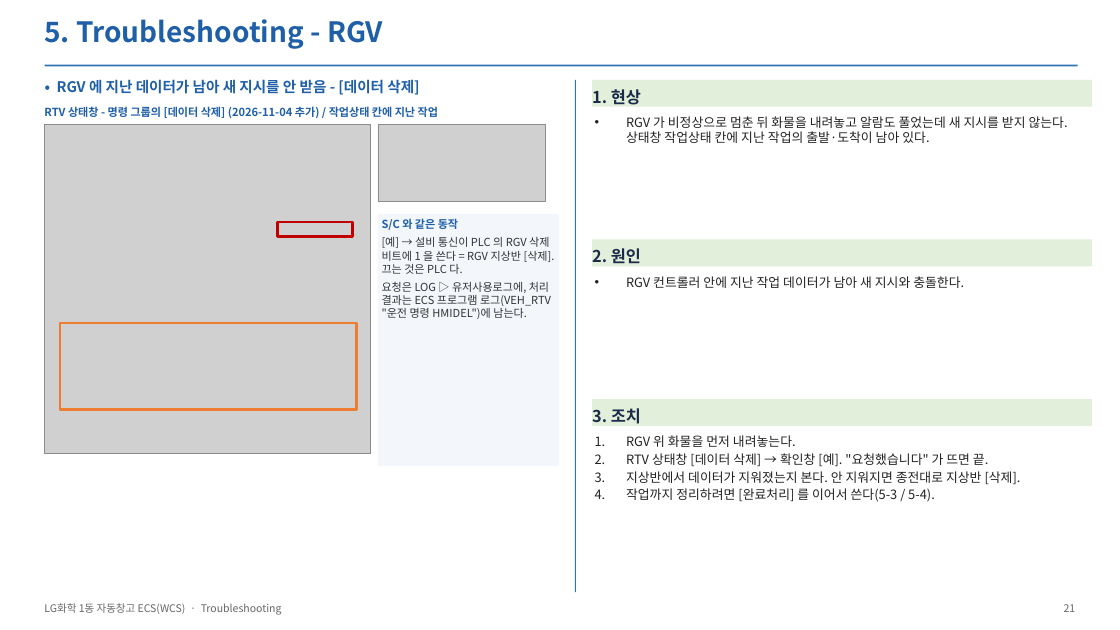
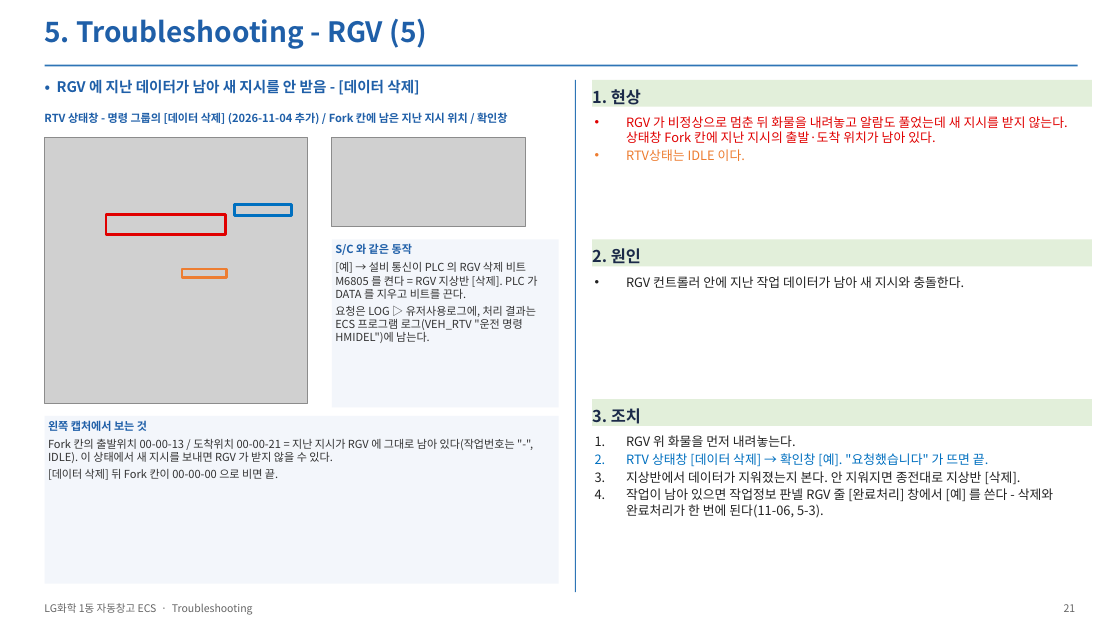
Before and after one commit to yeorijby-coder/LGLS_ALL, a slide deck: slide 21 of docs/산출물_20261110/05_ECS_Troubleshooting.pptx. Drawn at 1120x630 pixels with LibreOffice and Linux fonts; fonts in the diff are those of the drawing; grey boxes stand for pictures. Boxes give left, top, right and bottom in pixels: in the first picture for what was removed or moved away, otherwise in the second. Text is boxed around its words. In the diff, an @@ line names an element or a change of style, - is before the commit and + after.

```diff
--- a/docs/산출물_20261110/05_ECS_Troubleshooting.pptx
+++ b/docs/산출물_20261110/05_ECS_Troubleshooting.pptx
@@ text at (44, 19, 427, 49): text changed @@
-5. Troubleshooting - RGV
+5. Troubleshooting - RGV (5)
@@ text at (44, 111, 508, 126): text changed @@
-RTV 상태창 - 명령 그룹의 [데이터 삭제] (2026-11-04 추가) / 작업상태 칸에 지난 작업
+RTV 상태창 - 명령 그룹의 [데이터 삭제] (2026-11-04 추가) / Fork 칸에 남은 지난 지시 위치 / 확인창
@@ text at (626, 116, 1068, 161): text changed; text colour #222222 to #E00000 @@
-• RGV 가 비정상으로 멈춘 뒤 화물을 내려놓고 알람도 풀었는데 새 지시를 받지 않는다. 상태창 작업상태 칸에 지난 작업의 출발·도착이 남아 있다.
+• RGV 가 비정상으로 멈춘 뒤 화물을 내려놓고 알람도 풀었는데 새 지시를 받지 않는다. 상태창 Fork 칸에 지난 지시의 출발·도착 위치가 남아 있다.
+• RTV상태는 IDLE 이다.
@@ picture: place and size @@
-picture at (45, 124, 371, 454)
+picture at (45, 138, 308, 403)
@@ picture: place and size @@
-picture at (378, 124, 546, 202)
+picture at (332, 138, 525, 227)
@@ rectangle: place and size @@
-rectangle at (278, 223, 353, 237)
+rectangle at (235, 205, 292, 216)
@@ rectangle at (235, 205, 292, 216): outline #C00000 2.25 pt to #0070C0 2.25 pt @@
@@ rectangle added at (106, 214, 225, 234), outline #E00000 2.25 pt @@
@@ rectangle "S/C 와 같은 동작": place and size @@
-rectangle "S/C 와 같은 동작" at (378, 214, 559, 466)
+rectangle "S/C 와 같은 동작" at (332, 239, 559, 408)
@@ rectangle added at (182, 269, 227, 277), outline #ED7D31 2.25 pt @@
@@ text in rectangle at (335, 262, 537, 299): text changed @@
-[예] → 설비 통신이 PLC 의 RGV 삭제 비트에 1 을 쓴다 = RGV 지상반 [삭제]. 끄는 것은 PLC 다.
+[예] → 설비 통신이 PLC 의 RGV 삭제 비트 M6805 를 켠다 = RGV 지상반 [삭제]. PLC 가 DATA 를 지우고 비트를 끈다.
@@ rectangle removed at (60, 323, 357, 409) @@
@@ text in rectangle at (335, 306, 536, 343): more space between paragraphs @@
@@ rectangle added at (45, 416, 559, 584), fill #F3F6FB, 9.5 pt, text #333333 @@
+왼쪽 캡처에서 보는 것
+Fork 칸의 출발위치 00-00-13 / 도착위치 00-00-21 = 지난 지시가 RGV 에 그대로 남아 있다(작업번호는 "-", IDLE). 이 상태에서 새 지시를 보내면 RGV 가 받지 않을 수 있다.
+[데이터 삭제] 뒤 Fork 칸이 00-00-00 으로 비면 끝.
@@ text at (626, 453, 988, 467): text colour #222222 to #0070C0 in "RTV 상태창 [데이터 삭제] → 확인창 [예]. ..." @@
@@ text at (626, 488, 1053, 518): text changed @@
-4. 작업까지 정리하려면 [완료처리] 를 이어서 쓴다(5-3 / 5-4).
+4. 작업이 남아 있으면 작업정보 판넬 RGV 줄 [완료처리] 창에서 [예] 를 쓴다 - 삭제와 완료처리가 한 번에 된다(11-06, 5-3).
@@ text at (44, 603, 253, 615): text changed @@
-LG화학 1동 자동창고 ECS(WCS) · Troubleshooting
+LG화학 1동 자동창고 ECS · Troubleshooting
```
Also in this commit, not shown: 23 other slides changed, 1 slide removed, 18 other files.
